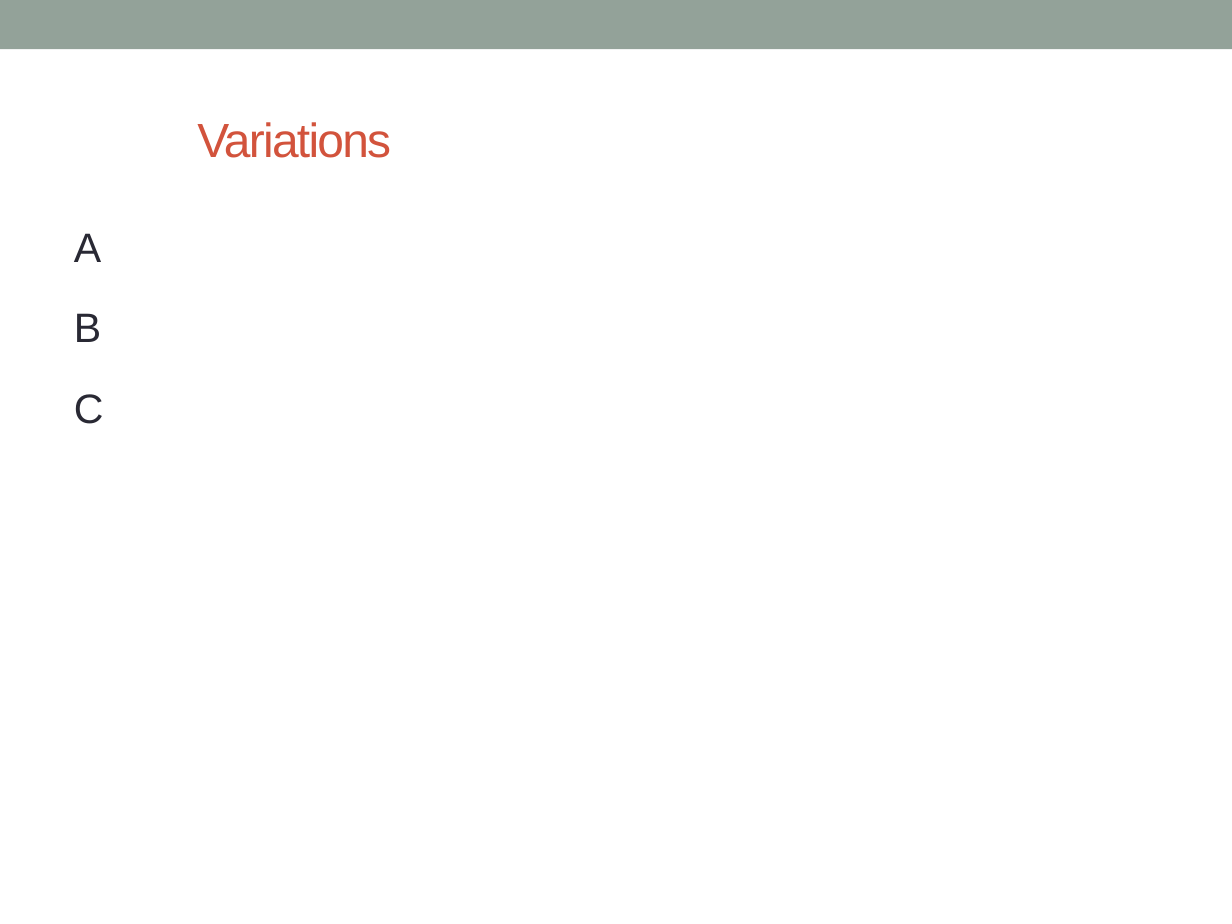
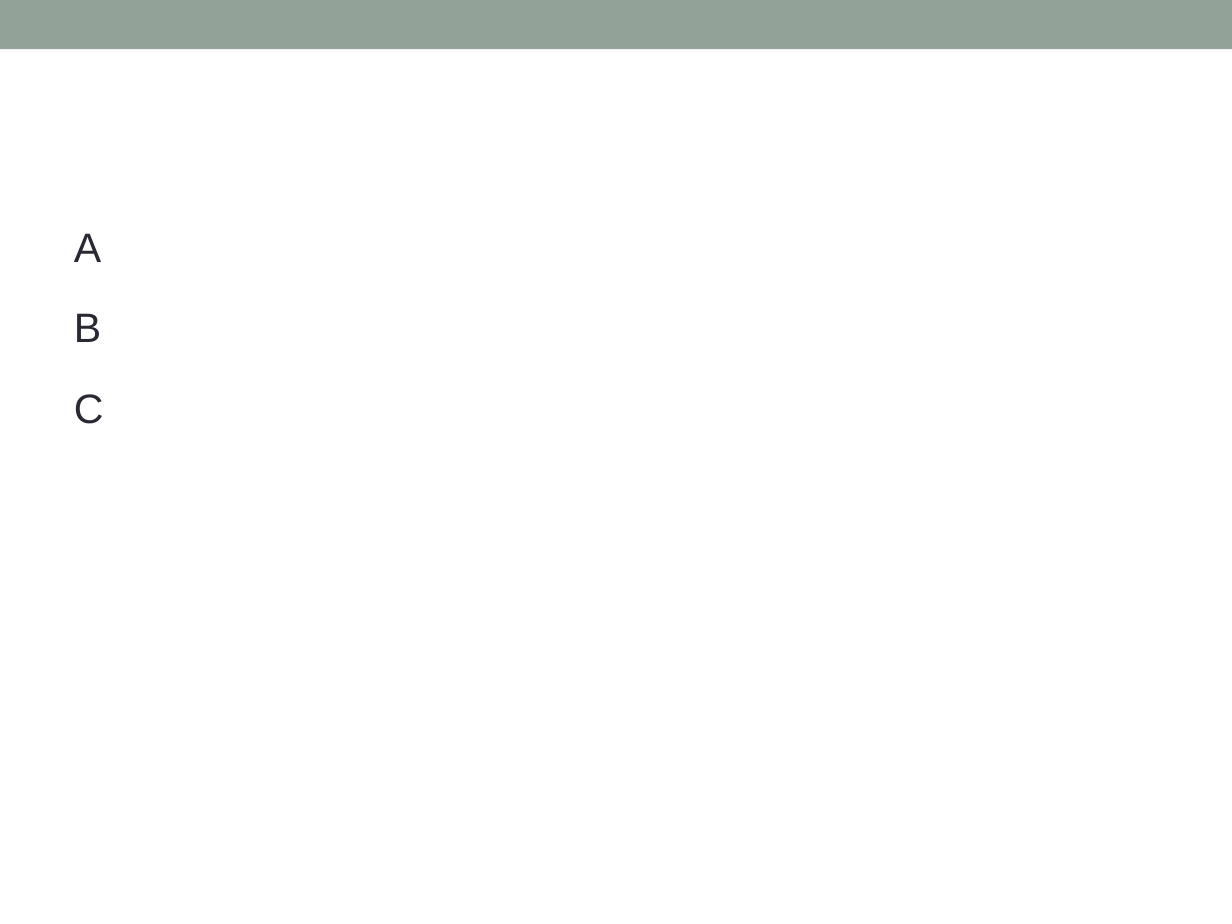
Before and after one commit to stevenMcDevitt/DGMD-E15-CMIYC, a slide deck: slide 7 of CMIYC-Overview v3.pptx (slide 5 before the commit). Drawn at 1232x924 pixels with LibreOffice and Linux fonts; fonts in the diff are those of the drawing. Boxes give left, top, right and bottom in pixels: in the first picture for what was removed or moved away, otherwise in the second. Text is boxed around its words. In the diff, an @@ line names an element or a change of style, - is before the commit and + after.

```diff
--- a/CMIYC-Overview v3.pptx
+++ b/CMIYC-Overview v3.pptx
@@ title removed at <box>197,122,391,158</box> @@
-Variations
```
Also in this commit, not shown: 2 other slides changed, 2 slides added.
